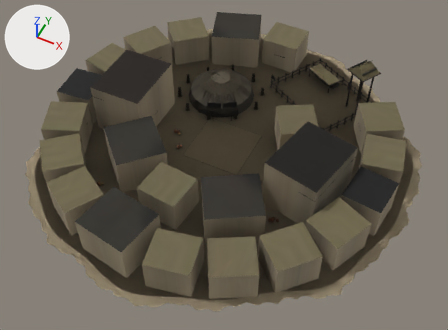
Renders of the glTF model src/assets/map/towns/bronze-town-big-a-steppe.glb from each side of a commit.
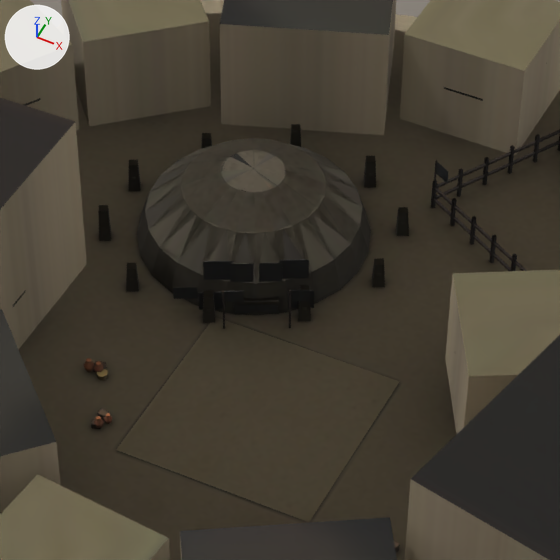
The first picture shows the older version from a 50 mm camera at (3.95, -7.86, 9.26) aimed at (0.3, -0.56, 0.14). The close-ups show the older and then the newer version on the part from 34% to 68% of the width and 9% to 56% of the height of that picture. Only the edits that show in the close-ups are written down. Arrows for +X, +Y and +Z are at upper left; the lights stay in place. Where no turn or scale is listed for an object, it has been applied to the vertices. Vertices at exactly the same position are counted once.
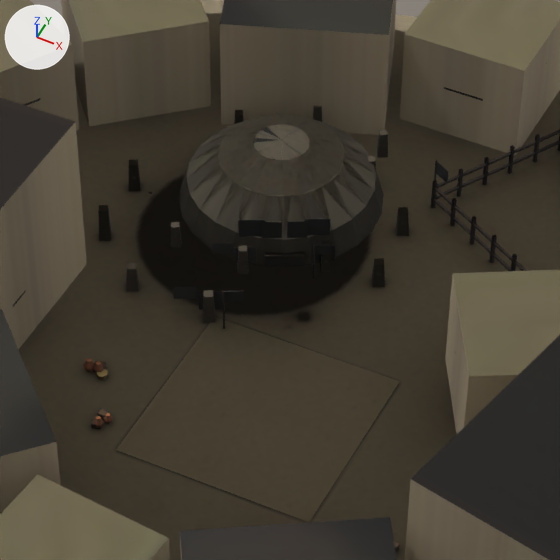
Where the change shows, as pixel boxes [x1, y1, x2, y2] in the close-ups (560 x 560 px; the box of a moved part takes in the faces that stretch with it):
part 1 of me_mesh_0, moved or reshaped
    before: [137, 138, 371, 315]
    after: [179, 114, 384, 266]
part 2 of me_mesh_0, moved or reshaped
    before: [363, 156, 376, 188]
    after: [377, 130, 388, 158]
part 3 of me_mesh_0, moved or reshaped
    before: [290, 124, 301, 147]
    after: [313, 105, 322, 122]
part 4 of me_mesh_0, moved or reshaped
    before: [201, 133, 212, 149]
    after: [234, 110, 244, 124]
part 5 of me_mesh_0, moved or reshaped
    before: [126, 263, 139, 292]
    after: [171, 222, 181, 247]
part 6 of me_mesh_0, moved or reshaped
    before: [203, 290, 215, 323]
    after: [237, 246, 249, 274]
part 7 of me_mesh_0, moved or reshaped
    before: [298, 285, 311, 322]
    after: [320, 241, 332, 273]
part 8 of me_mesh_0, moved or reshaped
    before: [289, 290, 291, 328]
    after: [313, 244, 315, 278]
part 9 of me_mesh_0, moved or reshaped
    before: [233, 297, 280, 315]
    after: [264, 252, 305, 267]
part 10 of me_mesh_0, moved or reshaped
    before: [291, 290, 310, 301]
    after: [315, 245, 332, 255]
part 11 of me_mesh_0, moved or reshaped
    before: [235, 305, 278, 313]
    after: [266, 258, 303, 266]
part 12 of me_mesh_0, moved or reshaped
    before: [230, 263, 253, 282]
    after: [262, 222, 282, 238]
part 13 of me_mesh_0, moved or reshaped
    before: [259, 263, 283, 282]
    after: [287, 221, 308, 238]
part 14 of me_mesh_0, moved or reshaped
    before: [203, 261, 233, 280]
    after: [238, 220, 264, 237]
part 15 of me_mesh_0, moved or reshaped
    before: [279, 260, 309, 279]
    after: [305, 218, 330, 235]
part 16 of me_mesh_0, moved or reshaped
    before: [198, 292, 223, 310]
    after: [234, 247, 257, 263]
part 17 of me_mesh_0, moved or reshaped
    before: [291, 290, 314, 308]
    after: [312, 246, 335, 261]
part 18 of me_mesh_0, moved or reshaped
    before: [173, 287, 198, 299]
    after: [212, 243, 233, 253]
part 19 of me_mesh_1, rebuilt
    before: [222, 150, 286, 192]
    after: [179, 124, 383, 267]
part 20 of me_mesh_2, moved or reshaped
    before: [145, 142, 362, 284]
    after: [186, 117, 376, 240]

What changed in the scene script:
```text
Change me_mesh_0:
    where me_mesh_0.from_pydata(...)  # 17610 vertices, 30059 faces; spans x 0.0..7.88, y -7.95..0.0, z 0.0..1.26
    me_mesh_0 part 1: the loose piece of 213 vertices spanning x 2.45..3.88, y -3.26..-1.83, z 0.0..0.55 is scaled about its middle by 0.89, then moved by (0.0, 0.38, -0.03)
    me_mesh_0 part 2: the loose piece of 10 vertices spanning x 3.55..3.65, y -1.85..-1.75, z 0.0..0.23 is scaled about its middle by (0.891, 0.887, 0.89), then moved by (-0.05, 0.3, -0.01)
    me_mesh_0 part 3: the loose piece of 12 vertices spanning x 3.01..3.12, y -1.81..-1.71, z 0.0..0.26 is scaled about its middle by (0.893, 0.887, 0.891), then moved by (0.01, 0.29, -0.01)
    me_mesh_0 part 4: the loose piece of 12 vertices spanning x 2.52..2.62, y -2.08..-1.97, z 0.0..0.2 is scaled about its middle by 0.888, then moved by (0.07, 0.32, -0.01)
    me_mesh_0 part 5: the loose piece of 11 vertices spanning x 2.67..2.78, y -3.35..-3.24, z 0.0..0.2 is scaled about its middle by 0.889, then moved by (0.05, 0.46, -0.01)
    me_mesh_0 part 6: the loose piece of 12 vertices spanning x 3.21..3.31, y -3.38..-3.28, z 0.0..0.23 is scaled about its middle by 0.89, then moved by (-0.01, 0.47, -0.01)
    me_mesh_0 part 7: the loose piece of 12 vertices spanning x 3.7..3.81, y -3.12..-3.01, z 0.0..0.26 is scaled about its middle by (0.893, 0.889, 0.891), then moved by (-0.07, 0.44, -0.01)
    me_mesh_0 part 8: the loose piece of 16 vertices spanning x 3.71..3.73, y -3.19..-3.18, z 0.0..0.33 is scaled about its middle by (0.911, 0.88, 0.89), then moved by (-0.06, 0.45, -0.02)
    me_mesh_0 part 9: the loose piece of 24 vertices spanning x 3.29..3.61, y -3.23..-2.95, z 0.0..0.14 is scaled about its middle by 0.89, then moved by (-0.03, 0.44, -0.01)
    me_mesh_0 part 10: the loose piece of 8 vertices spanning x 3.72..3.82, y -3.18..-3.13, z 0.24..0.33 is moved by (-0.07, 0.45, -0.03)
    me_mesh_0 part 11: the loose piece of 8 vertices spanning x 3.38..3.61, y -3.23..-3.11, z 0.05..0.11 is scaled about its middle by 0.89, then moved by (-0.04, 0.45, -0.01)
    me_mesh_0 part 12: the loose piece of 8 vertices spanning x 3.34..3.46, y -3.21..-3.14, z 0.26..0.4 is moved by (-0.03, 0.45, -0.04)
    me_mesh_0 part 13: the loose piece of 8 vertices spanning x 3.49..3.61, y -3.13..-3.06, z 0.26..0.4 is moved by (-0.04, 0.44, -0.04)
    me_mesh_0 part 14: the loose piece of 8 vertices spanning x 3.19..3.35, y -3.26..-3.18, z 0.26..0.4 is moved by (-0.01, 0.45, -0.04)
    me_mesh_0 part 15: the loose piece of 8 vertices spanning x 3.58..3.74, y -3.05..-2.97, z 0.26..0.4 is scaled about its middle by 0.889, then moved by (-0.05, 0.43, -0.04)
    me_mesh_0 part 16: the loose piece of 8 vertices spanning x 3.19..3.33, y -3.33..-3.25, z 0.07..0.21 is scaled about its middle by 0.89, then moved by (-0.01, 0.46, -0.02)
    me_mesh_0 part 17: the loose piece of 8 vertices spanning x 3.66..3.79, y -3.08..-3.01, z 0.07..0.21 is scaled about its middle by (0.89, 0.893, 0.888), then moved by (-0.06, 0.43, -0.02)
    me_mesh_0 part 18: the loose piece of 8 vertices spanning x 3.03..3.15, y -3.33..-3.26, z 0.1..0.19 is moved by (0.01, 0.46, -0.02)
Change me_mesh_1:
    remove me_mesh_1.from_pydata(...)  # 8675 vertices, 6962 faces; spans x 0.0..7.88, y -7.95..0.0, z 0.0..1.24
    add me_mesh_1.from_pydata(...)  # 8674 vertices, 6962 faces; spans x 0.0..7.88, y -7.95..0.0, z 0.0..1.24
    me_mesh_1 part 19: the loose piece of 224 vertices spanning x 2.44..3.88, y -3.26..-1.83, z 0.0..0.55 is rebuilt with 223 vertices and now spans x 2.52..3.8, y -2.81..-1.53, z 0.0..0.49
    other edits to the shape of me_mesh_1 do not show in these pictures
Change me_mesh_2:
    remove me_mesh_2.from_pydata(...)  # 707 vertices, 736 faces; spans x 0.0..7.88, y -7.95..0.0, z 0.0..1.24
    add me_mesh_2.from_pydata(...)  # 706 vertices, 736 faces; spans x 0.0..7.88, y -7.95..0.0, z 0.0..1.24
    me_mesh_2 part 20: the loose piece of 97 vertices spanning x 2.45..3.88, y -3.26..-1.83, z 0.05..0.43 is scaled about its middle by 0.89, then moved by (0.0, 0.38, -0.03)
    other edits to the shape of me_mesh_2 do not show in these pictures
```
